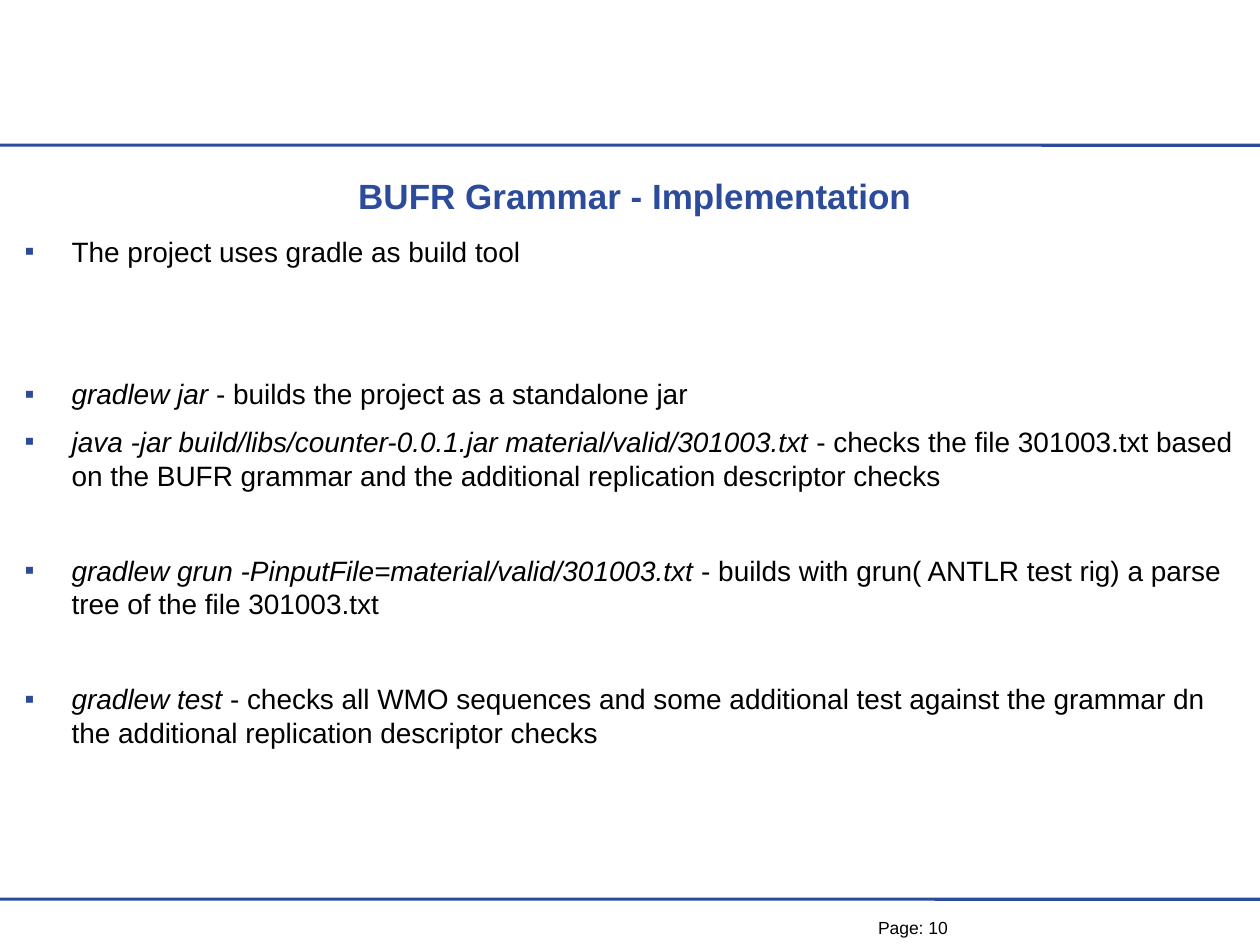
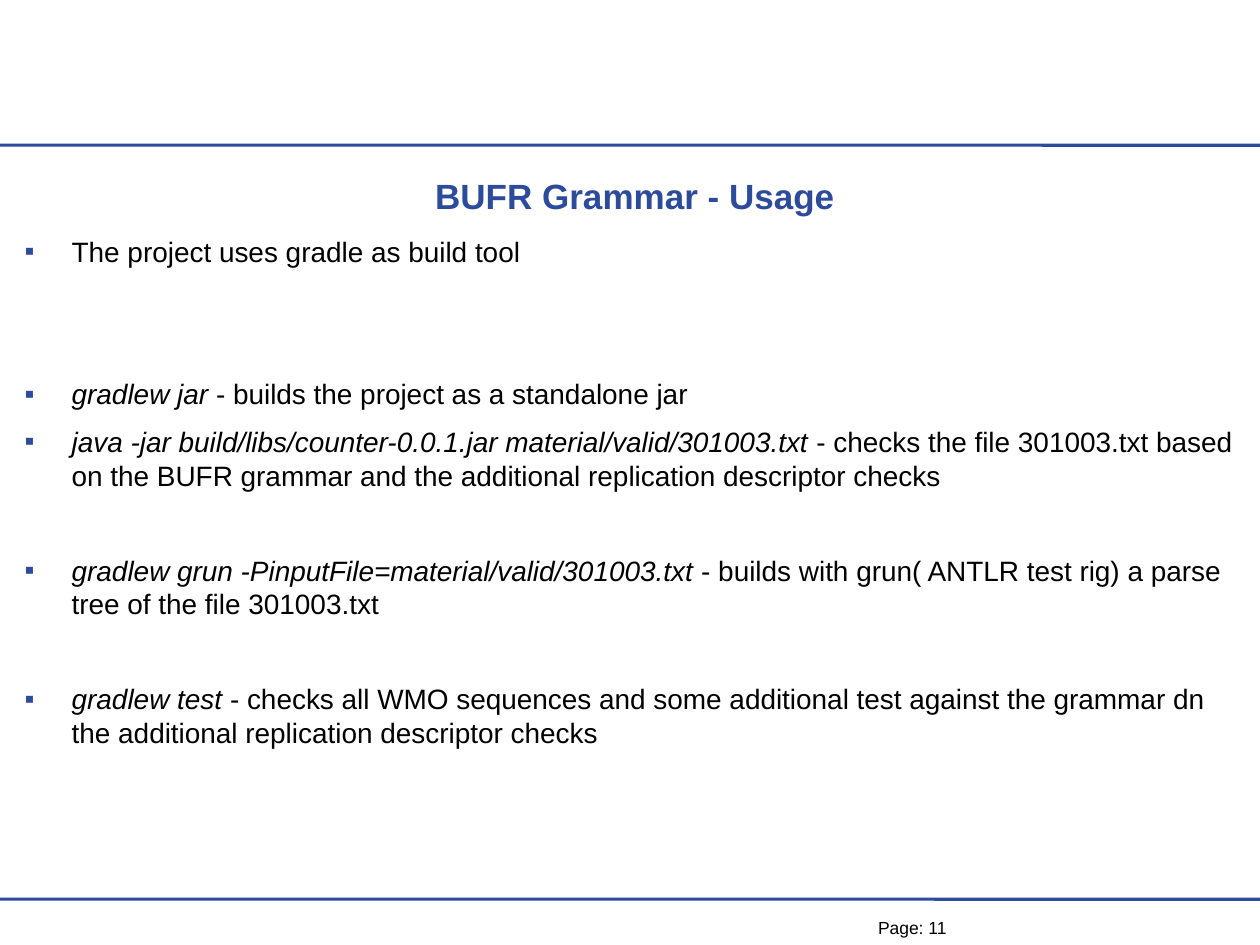
Before and after one commit to mheene/bufr-grammar, a slide deck: slide 11 of talk/BUFR-Grammar-Talk.ppt (slide 10 before the commit). Drawn at 1260x945 pixels with LibreOffice and Linux fonts; fonts in the diff are those of the drawing; background and template pictures are left out. Boxes give left, top, right and bottom in pixels: in the first picture for what was removed or moved away, otherwise in the second. Text is boxed around its words. In the diff, an @@ line names an element or a change of style, - is before the commit and + after.

```diff
--- a/talk/BUFR-Grammar-Talk.ppt
+++ b/talk/BUFR-Grammar-Talk.ppt
@@ text at (435, 184, 834, 216): text changed @@
-BUFR Grammar - Implementation
+BUFR Grammar - Usage
@@ page number at (878, 922, 946, 938): text changed @@
-Page: 10
+Page: 11
```
Also in this commit, not shown: 4 other slides changed, 1 slide added.
